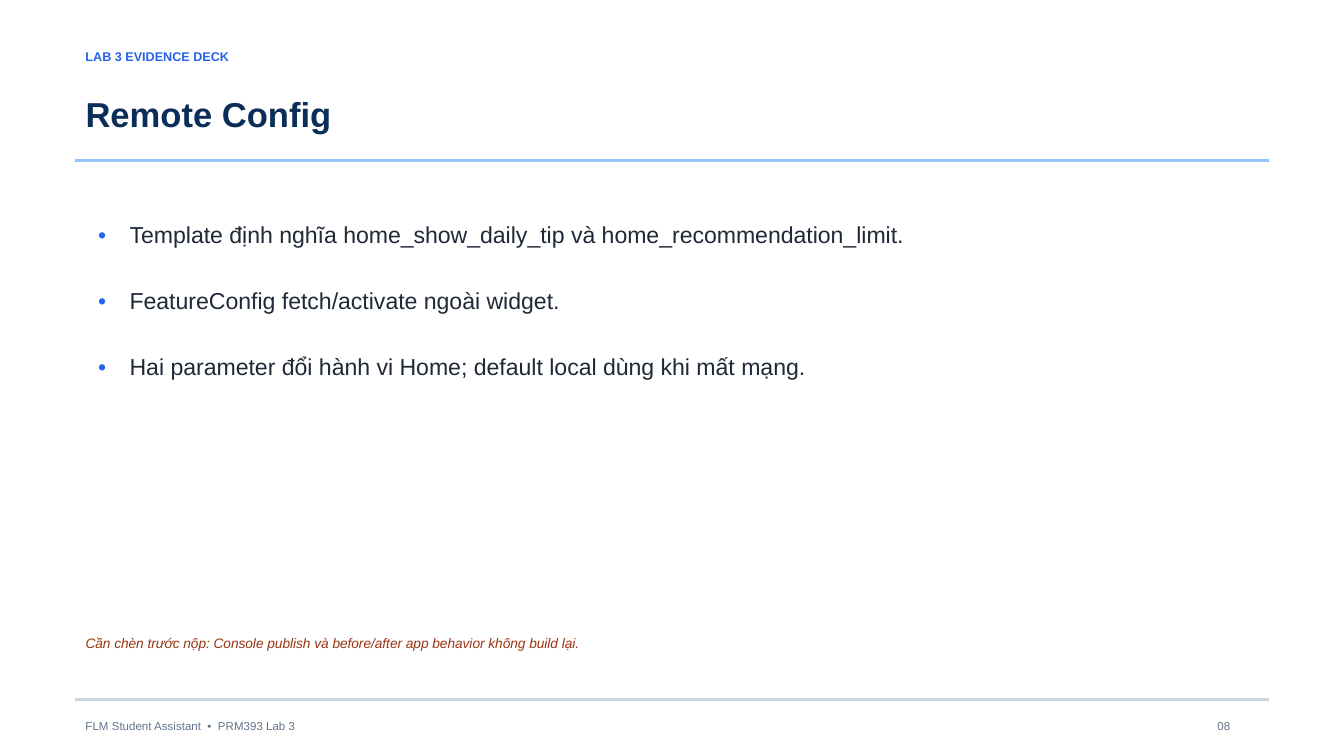
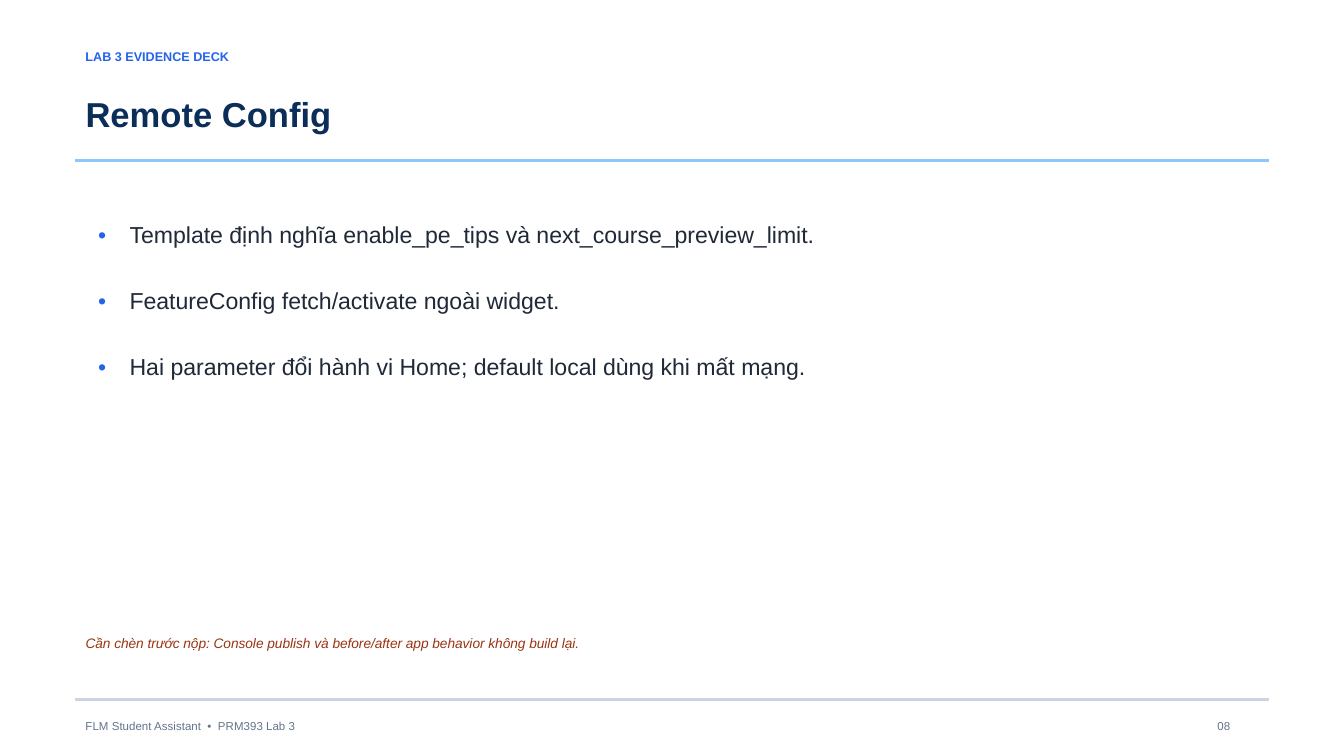
Before and after one commit to gnouv-fpt/ChatAIProject, a slide deck: slide 8 of output/slides/PRM393_Lab3_Evidence_Deck_2026-11-07.pptx. Drawn at 1344x756 pixels with LibreOffice and Linux fonts; fonts in the diff are those of the drawing. Boxes give left, top, right and bottom in pixels: in the first picture for what was removed or moved away, otherwise in the second. Text is boxed around its words. In the diff, an @@ line names an element or a change of style, - is before the commit and + after.

```diff
--- a/output/slides/PRM393_Lab3_Evidence_Deck_2026-11-07.pptx
+++ b/output/slides/PRM393_Lab3_Evidence_Deck_2026-11-07.pptx
@@ text at bbox=[130, 226, 814, 248]: text changed @@
-Template định nghĩa home_show_daily_tip và home_recommendation_limit.
+Template định nghĩa enable_pe_tips và next_course_preview_limit.
```
Also in this commit, not shown: 4 other files.
